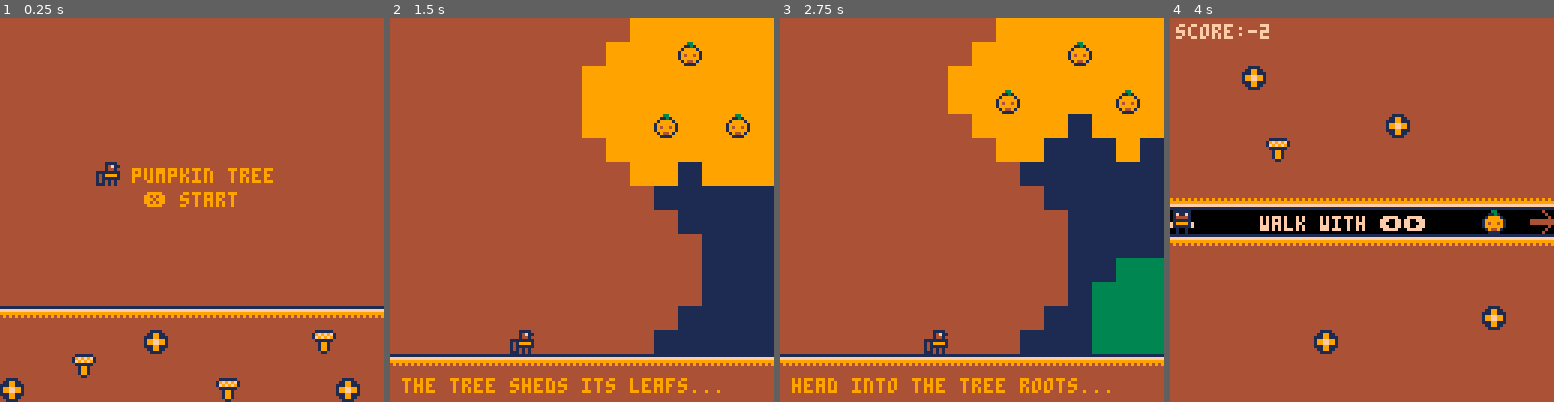
Above: before the commit, frames 1-4 (left to right).
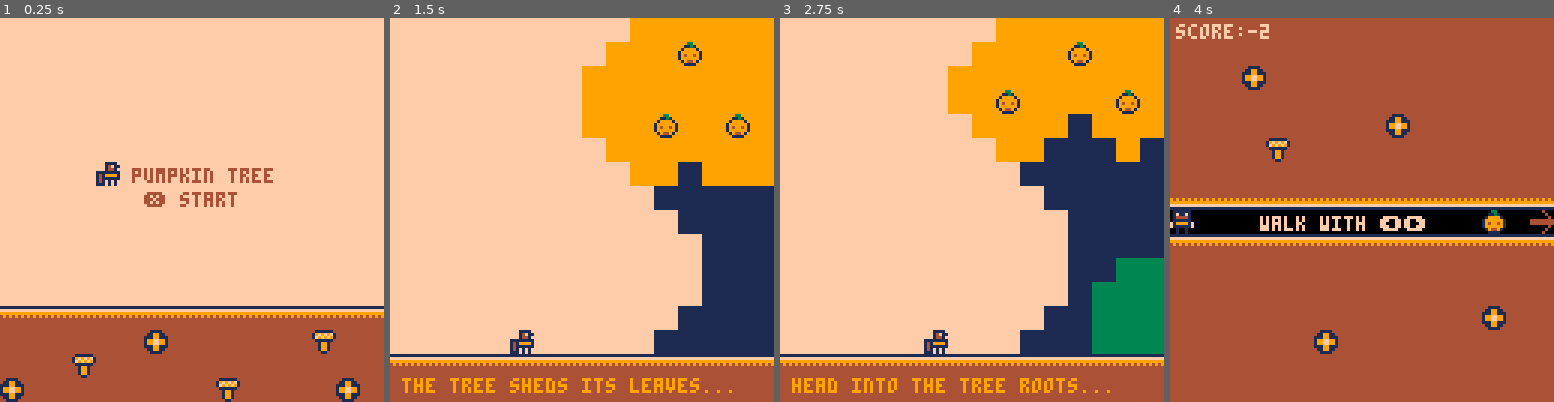
Above: after the commit, the same moments.

Repository: Loremus299/Cozy-Fall-Jam-2026
Game: PICO-8 cartridge i.p8
Same seed, same stepped clock (60 frames per second), same inputs: the game is played once before the commit and once after it.
Inputs:
- Up to frame 1 (0.25 s): no input
- Up to frame 2 (1.5 s): tap O (Z key) at 0.33, 0.7, 1.43 s; tap X (X key) at 1.07 s
- Up to frame 3 (2.75 s): hold Left 1.97-2.37 s; tap X (X key) at 2.07, 2.4, 2.73 s; tap O (Z key) at 2.22 s; hold Down from 2.42 s (still down)
- Up to frame 4 (4 s): release Down at 2.82 s; hold Right 2.87-3.53 s; tap X (X key) at 3.07, 3.4, 3.73 s; tap O (Z key) at 3.1, 3.98 s; hold Up from 3.58 s (still down)

The runs differ from the first frame. In frame 1, 75% of the frame differs, in the area x 0-100%, y 0-75%; in frame 2, 57%; in frame 3, 54%; in frame 4, nothing differs.

Commit message:
story redo

Diff:
--- a/i.p8
+++ b/i.p8
@@ -67,8 +67,8 @@
 		draw = function()
 			cls(4)
 			map(80 , 16)
-			print("pumpkin tree", 44, 50, 9)
-			print("❎ start", 48, 58, 9)
+			print("pumpkin tree", 44, 50, 4)
+			print("❎ start", 48, 58, 4)
 		end,
 	},
 
@@ -83,7 +83,7 @@
 		draw = function()
 			cls(4)
 			map(96 , 16)
-			print("the tree sheds its leafs...", 4, 120, 9)
+			print("the tree sheds its leaves...", 4, 120, 9)
 		end,
 	},
 
@@ -783,20 +783,20 @@
 5151515151516351515151515151515151645151635152000053000000506351520000000000000000000050645151515200005063520000000000000000005000000000000000000000000000000000000000000000000000000000000000000000000000000000000000000000000000000000000000000000000000000000
 5151515151515151515151515151515151515151515152000053000000505151520000000000000000000050515151515200015051520101000000000000015000000000000000000000000000000000000000000000000000000000000000000000000000000000000000000000000000000000000000000000000000000000
 5151515151515151515151515151515151515151515152020253170202505151544142174041414141414155515151515441415551544141414141414141415500000000000000000000000000000000000000000000000000000000000000000000000000000000000000000000000000000000000000000000000000000000
-000000000000000000000000000000000000000000000000000000000000000000000000000000000000000000000000000000000000000000000000000000000000000000000000000000000000000051515151515151515151515151515151515151515151515151511a1a1a1a1a1a510b5151515151515151515151510b51
-0000000000000000000000000000000000000000000000000000000000000000000000000000000000000000000000000000000000000000000000000000000000000000000000000000000000000000515151515151515151515151515151515151515151515151511a1a1a191a1a1a51510b51510a0a0a0a0a0a51510b5151
-00000000000000000000000000000000000000000000000000000000000000000000000000000000000000000000000000000000000000000000000000000000000000000000000000000000000000005151515151515151515151515151515151515151515151511a1a1a1a1a1a1a1a5151510b0a0a0a0a0a0a0a0a0b515151
-00000000000000000000000000000000000000000000000000000000000000000000000000000000000000000000000000000000000000000000000000000000000000000000000000000000000000005151515151515151515151515151515151515151515151511a1a1a1a1a1a1a1a51510a0a0b1a1a1a1a1a1a0b0a0a5151
-00000000000000000000000000000000000000000000000000000000000000000000000000000000000000000000000000000000000000000000000000000000000000000000000000000000000000005151515151515151515151515151515151515151515151511a1a1a191a1a191a51510a0a1a0b1a1a1a1a0b1a0a0a5151
-0000000000000000000000000000000000000000000000000000000000000000000000000000000000000000000000000000000000000000000000000000000000000000000000000000000000000000515151515151515151515151515151515151515151515151511a1a1a1a1a1a1a510a0a1a1a1a0b1a1a0b1a1a1a0a0a51
-000000000000000000000000000000000000000000000000000000000000000000000000000000000000000000000000000000000000000000000000000000000000000000000000000000000000000051515151095151515151515151515151515151515151515151511a1a0a1a1a1a510a0a1a1a1a1a0b0b1a1a1a1a0a0a51
-00000000000000000000000000000000000000000000000000000000000000000000000000000000000000000000000000000000000000000000000000000000000000000000000000000000000000005151515151515151515151515151515151515151515151515151510a0a0a0a0a510a0a1a1a1a1a0b0b1a1a1a1a0a0a51
-0000000000000000000000000000000000000000000000000000000000000000000000000000000000000000000000000000000000000000000000000000000000000000000000000000000000000000515151515151515151515151515151515151515151515151515151510a0a0a0a510a0a1a1a1a0b1a1a0b1a1a1a0a0a51
-000000000000000000000000000000000000000000000000000000000000000000000000000000000000000000000000000000000000000000000000000000000000000000000000000000000000000051515151515151515151515151515151515151515151515151515151510a0a0a51510a0a1a0b1a1a1a1a0b1a0a0a5151
-000000000000000000000000000000000000000000000000000000000000000000000000000000000000000000000000000000000000000000000000000000000000000000000000000000000000000051515151515151515151515151515151515151515151515151515151510a0a0a51510a0a0b1a1a1a1a1a1a0b0a0a5151
-000000000000000000000000000000000000000000000000000000000000000000000000000000000000000000000000000000000000000000000000000000000000000000000000000000000000000051515151515151515151515151515151515151515151515151515151510a0a0a5151510b0a0a0a0a0a0a0a0a0b515151
-0000000000000000000000000000000000000000000000000000000000000000000000000000000000000000000000000000000000000000000000000000000000000000000000000000000000000000414141414141414141414141414141415151515151515151515151510a0a0a0a51510b51510a0a0a0a0a0a51510b5151
-00000000000000000000000000000000000000000000000000000000000000000000000000000000000000000000000000000000000000000000000000000000000000000000000000000000000000005151515151516351515151515164515151515151510951515151510a0a0a0a0a510b5151515151515151515151510b51
+000000000000000000000000000000000000000000000000000000000000000000000000000000000000000000000000000000000000000000000000000000000000000000000000000000000000000065656565656565656565656565656565656565656565656565651a1a1a1a1a1a650b6565656565656565656565650b65
+0000000000000000000000000000000000000000000000000000000000000000000000000000000000000000000000000000000000000000000000000000000000000000000000000000000000000000656565656565656565656565656565656565656565656565651a1a1a191a1a1a65650b65650a0a0a0a0a0a65650b6565
+00000000000000000000000000000000000000000000000000000000000000000000000000000000000000000000000000000000000000000000000000000000000000000000000000000000000000006565656565656565656565656565656565656565656565651a1a1a1a1a1a1a1a6565650b0a0a0a0a0a0a0a0a0b656565
+00000000000000000000000000000000000000000000000000000000000000000000000000000000000000000000000000000000000000000000000000000000000000000000000000000000000000006565656565656565656565656565656565656565656565651a1a1a1a1a1a1a1a65650a0a0b1a1a1a1a1a1a0b0a0a6565
+00000000000000000000000000000000000000000000000000000000000000000000000000000000000000000000000000000000000000000000000000000000000000000000000000000000000000006565656565656565656565656565656565656565656565651a1a1a191a1a191a65650a0a1a0b1a1a1a1a0b1a0a0a6565
+0000000000000000000000000000000000000000000000000000000000000000000000000000000000000000000000000000000000000000000000000000000000000000000000000000000000000000656565656565656565656565656565656565656565656565651a1a1a1a1a1a1a650a0a1a1a1a0b1a1a0b1a1a1a0a0a65
+000000000000000000000000000000000000000000000000000000000000000000000000000000000000000000000000000000000000000000000000000000000000000000000000000000000000000065656565096565656565656565656565656565656565656565651a1a0a1a1a1a650a0a1a1a1a1a0b0b1a1a1a1a0a0a65
+00000000000000000000000000000000000000000000000000000000000000000000000000000000000000000000000000000000000000000000000000000000000000000000000000000000000000006565656565656565656565656565656565656565656565656565650a0a0a0a0a650a0a1a1a1a1a0b0b1a1a1a1a0a0a65
+0000000000000000000000000000000000000000000000000000000000000000000000000000000000000000000000000000000000000000000000000000000000000000000000000000000000000000656565656565656565656565656565656565656565656565656565650a0a0a0a650a0a1a1a1a0b1a1a0b1a1a1a0a0a65
+000000000000000000000000000000000000000000000000000000000000000000000000000000000000000000000000000000000000000000000000000000000000000000000000000000000000000065656565656565656565656565656565656565656565656565656565650a0a0a65650a0a1a0b1a1a1a1a0b1a0a0a6565
+000000000000000000000000000000000000000000000000000000000000000000000000000000000000000000000000000000000000000000000000000000000000000000000000000000000000000065656565656565656565656565656565656565656565656565656565650a0a0a65650a0a0b1a1a1a1a1a1a0b0a0a6565
+000000000000000000000000000000000000000000000000000000000000000000000000000000000000000000000000000000000000000000000000000000000000000000000000000000000000000065656565656565656565656565656565656565656565656565656565650a0a0a6565650b0a0a0a0a0a0a0a0a0b656565
+0000000000000000000000000000000000000000000000000000000000000000000000000000000000000000000000000000000000000000000000000000000000000000000000000000000000000000414141414141414141414141414141416565656565656565656565650a0a0a0a65650b65650a0a0a0a0a0a65650b6565
+00000000000000000000000000000000000000000000000000000000000000000000000000000000000000000000000000000000000000000000000000000000000000000000000000000000000000005151515151516351515151515164515165656565650965656565650a0a0a0a0a650b6565656565656565656565650b65
 0000000000000000000000000000000000000000000000000000000000000000000000000000000000000000000000000000000000000000000000000000000000000000000000000000000000000000515151645151515151515151515151514141414141414141414141414141414141414141414141414141414141414141
 0000000000000000000000000000000000000000000000000000000000000000000000000000000000000000000000000000000000000000000000000000000000000000000000000000000000000000635151515151515151645151515163515151515151515151515151515151515151515151515151515151515151515151
 
Not shown, changed: 27 lines of the sprite sheet (__gfx__) section of i.p8
